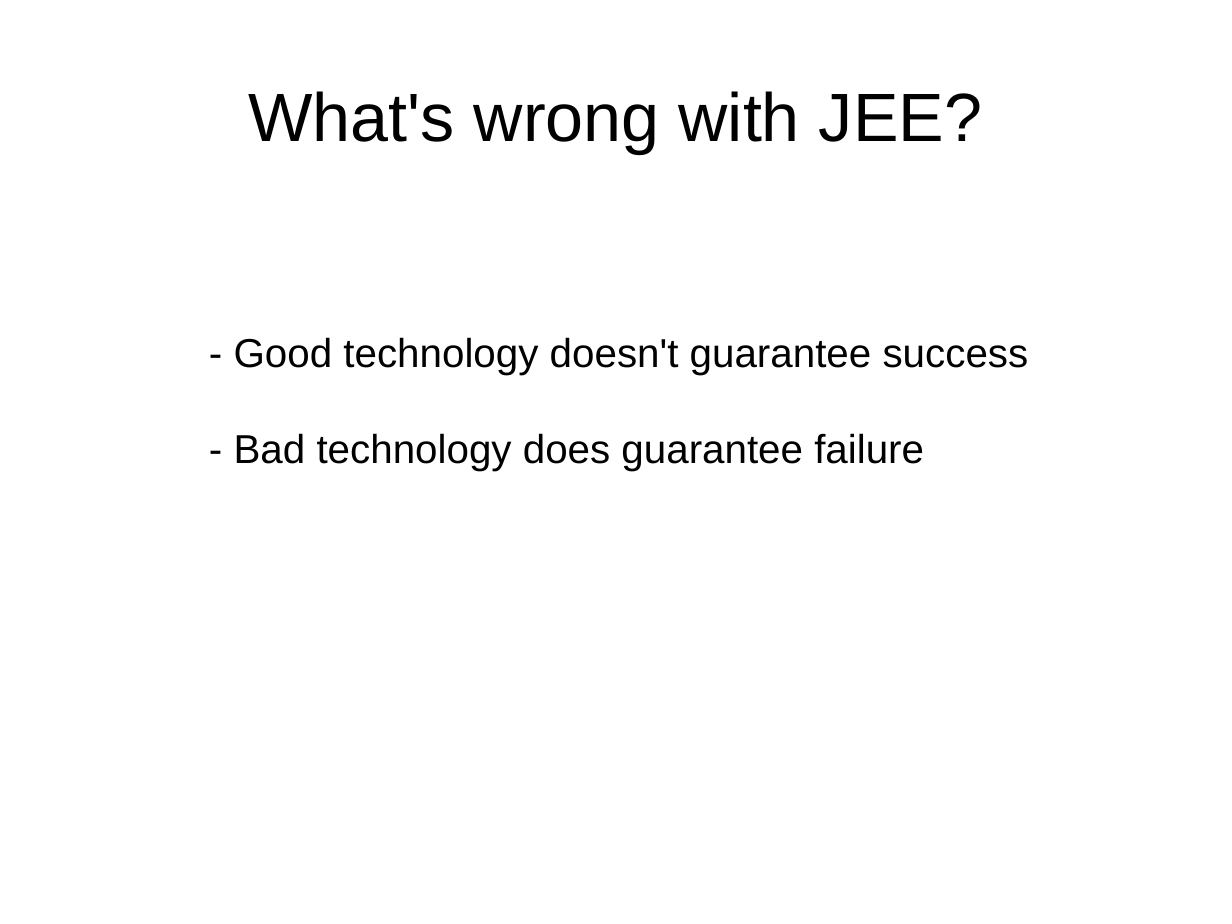
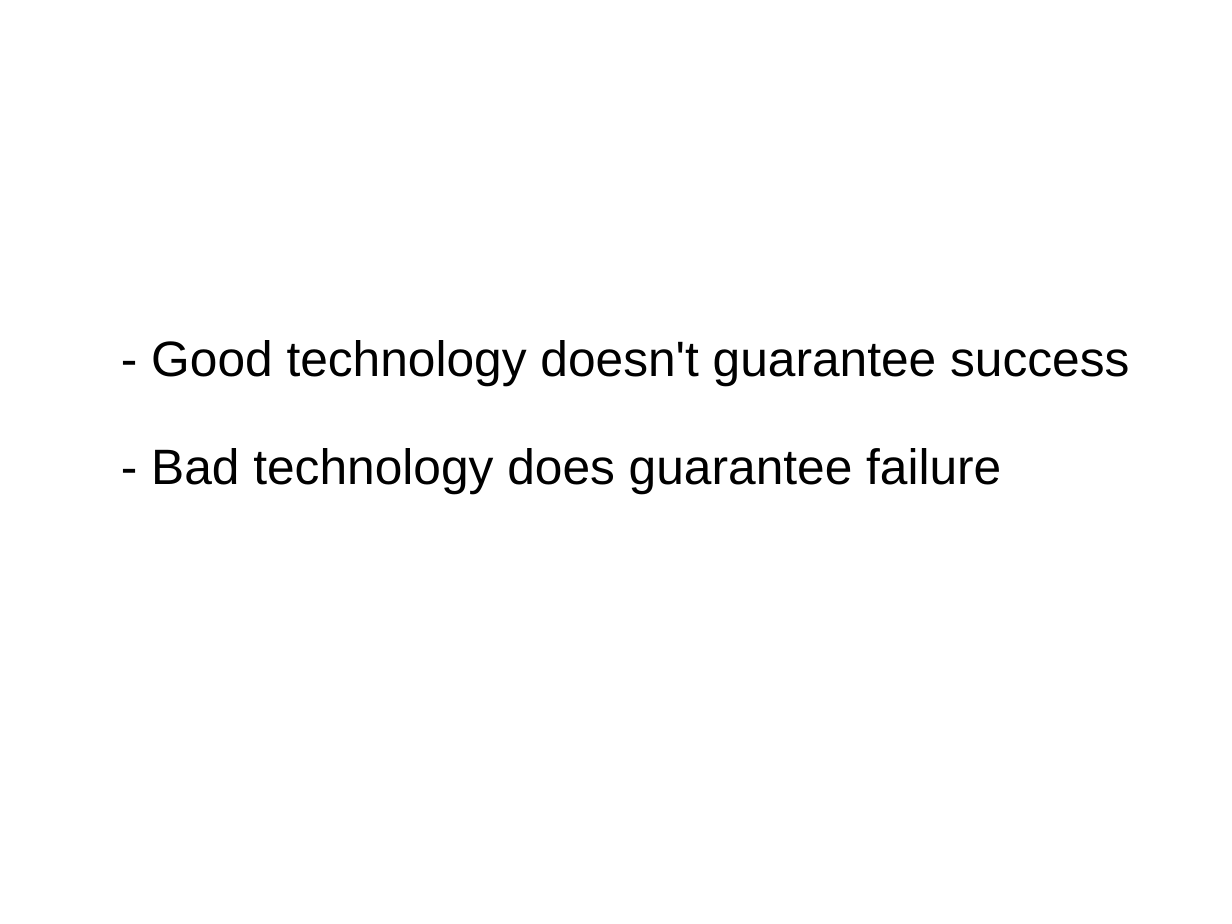
Before and after one commit to andreak/slol-2011, a slide deck: slide 6 of Scala-LiftOff-2011-lift-from-jee-perspective.odp (slide 5 before the commit). Drawn at 1232x924 pixels with LibreOffice and Linux fonts; fonts in the diff are those of the drawing. Boxes give left, top, right and bottom in pixels: in the first picture for what was removed or moved away, otherwise in the second. Text is boxed around its words. In the diff, an @@ line names an element or a change of style, - is before the commit and + after.

```diff
--- a/Scala-LiftOff-2011-lift-from-jee-perspective.odp
+++ b/Scala-LiftOff-2011-lift-from-jee-perspective.odp
@@ title removed at (x1=248, y1=91, x2=982, y2=153) @@
-What's wrong with JEE?
@@ text "- Good technology doesn't guarantee ..." moved from (x1=234, y1=337, x2=1029, y2=471) to (x1=151, y1=340, x2=1129, y2=493) @@
@@ text "- Good technology doesn't guarantee ..." at (x1=151, y1=340, x2=1129, y2=493): size 26 to 32 pt @@
```
Also in this commit, not shown: 13 other slides changed, 5 slides added.
